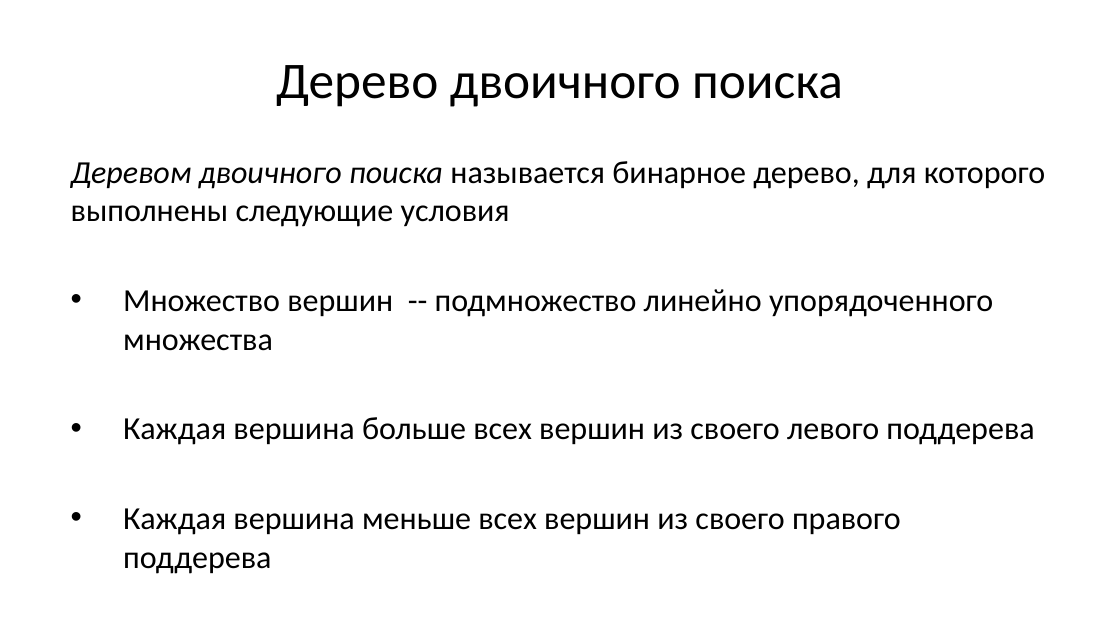
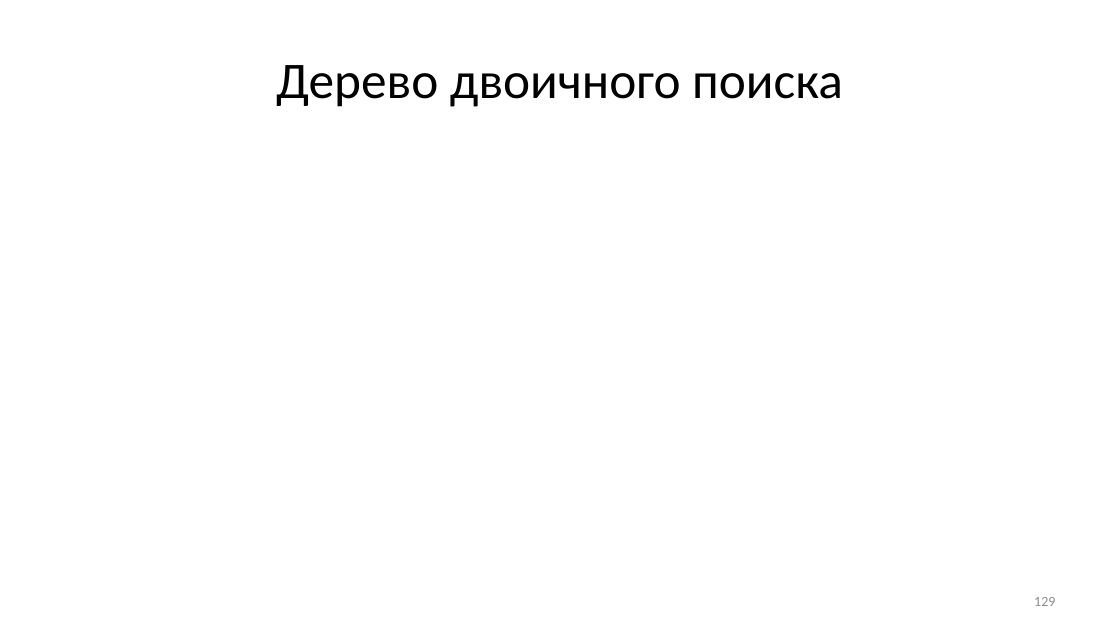
Before and after one commit to Evgueni-Petrov-aka-espetrov/Algorithms-and-Programming-in-C-pptx, a slide deck: slide 129 of 11 Деревья.pptx (slide 16 before the commit). Drawn at 1120x630 pixels with LibreOffice and Linux fonts; fonts in the diff are those of the drawing. Boxes give left, top, right and bottom in pixels: in the first picture for what was removed or moved away, otherwise in the second. Text is boxed around its words. In the diff, an @@ line names an element or a change of style, - is before the commit and + after.

```diff
--- a/11 Деревья.pptx
+++ b/11 Деревья.pptx
@@ text removed at <box>71,161,1045,574</box> @@
-Деревом двоичного поиска называется бинарное дерево, для которого выполнены следующие условия
-• Множество вершин -- подмножество линейно упорядоченного множества
-• Каждая вершина больше всех вершин из своего левого поддерева
-• Каждая вершина меньше всех вершин из своего правого поддерева
@@ page number added at <box>1034,597,1055,606</box>, 12 pt, text #8C8C8C @@
+129
```
Also in this commit, not shown: 34 other slides changed, 201 slides added, 1 slide removed.
